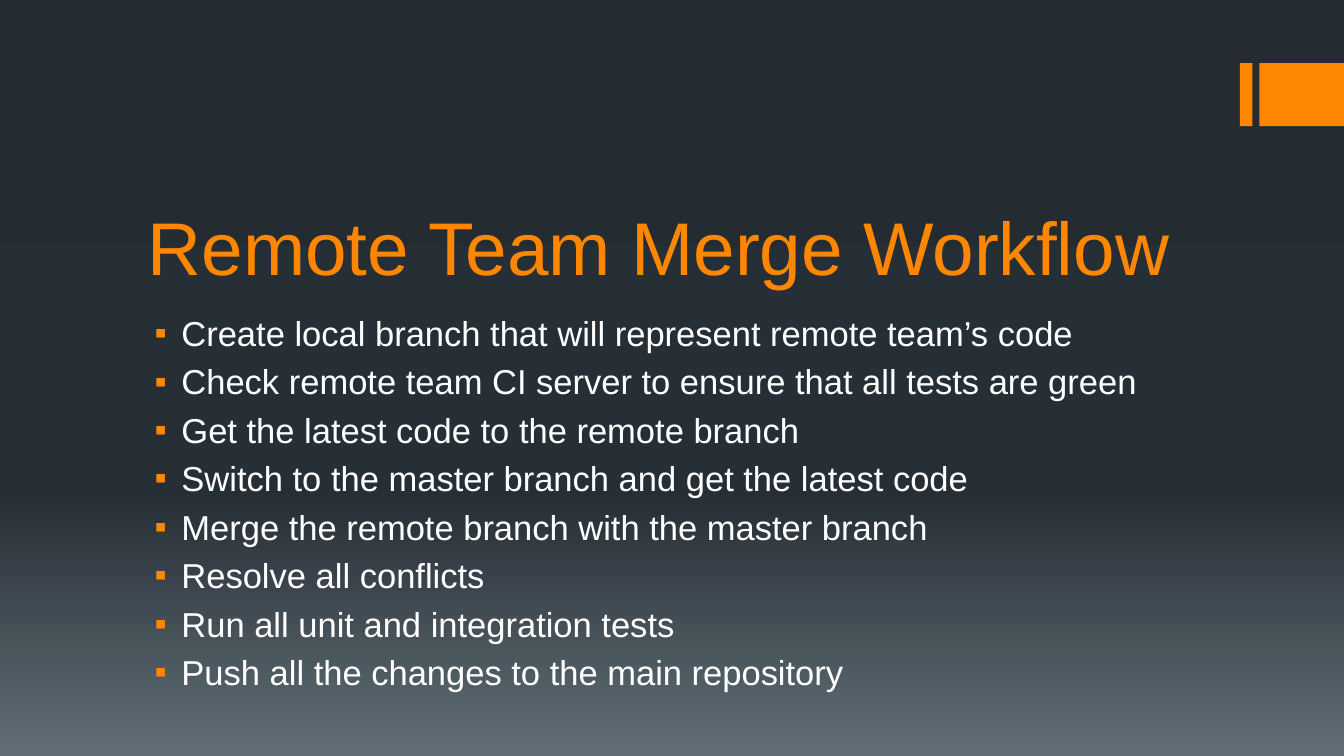
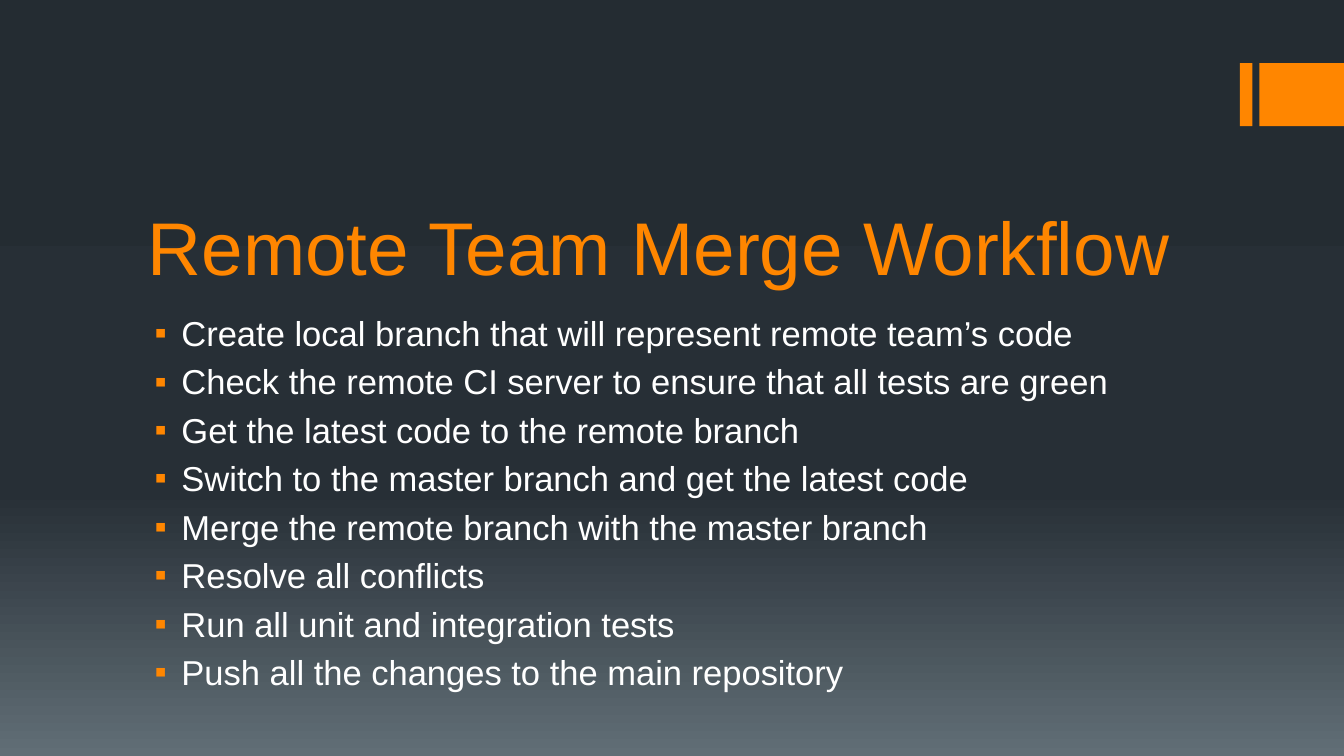
Before and after one commit to tkruk/Presentations, a slide deck: slide 7 of IntroToGit.pptx. Drawn at 1344x756 pixels with LibreOffice and Linux fonts; fonts in the diff are those of the drawing. Boxes give left, top, right and bottom in pixels: in the first picture for what was removed or moved away, otherwise in the second. Text is boxed around its words. In the diff, an @@ line names an element or a change of style, - is before the commit and + after.

```diff
--- a/IntroToGit.pptx
+++ b/IntroToGit.pptx
@@ text at (x1=181, y1=369, x2=1107, y2=401): text changed @@
-▪ Check remote team CI server to ensure that all tests are green
+▪ Check the remote CI server to ensure that all tests are green
```
Also in this commit, not shown: 1 other slide changed.
